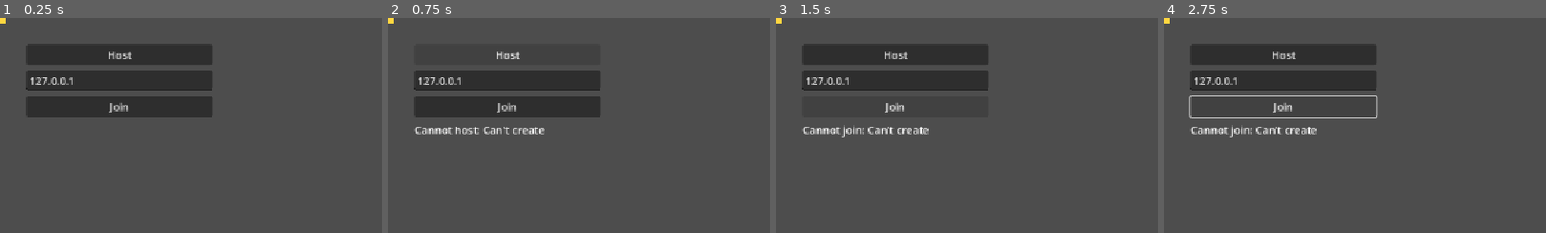
Above: before the commit, frames 1-4 (left to right).
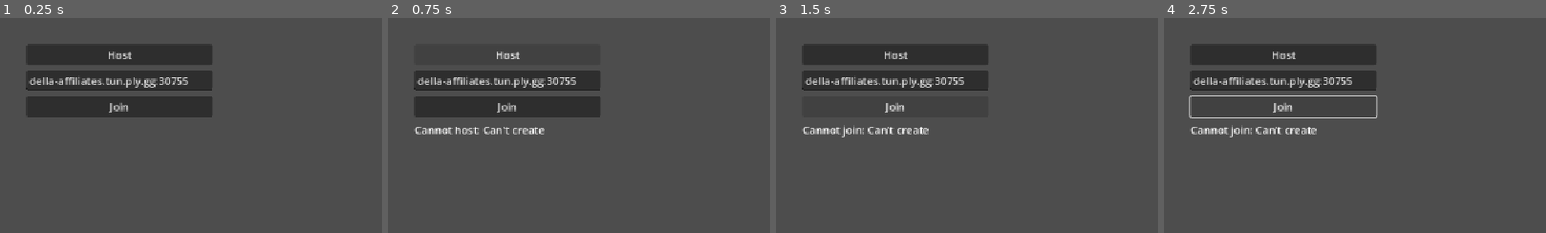
Above: after the commit, the same moments.

Repository: mvarga6/godot-multiplayer-template
Game: Godot game, scene res://main.tscn
Two runs of this game, one before a commit and one after it. Both use one fixed random seed, a clock stepped at 60 frames per second and the inputs below.
Inputs:
- Up to frame 1 (0.25 s): no input
- Up to frame 2 (0.75 s): click "Host" at 0.5 s
- Up to frame 3 (1.5 s): click "Join" at 1.25 s
- Up to frame 4 (2.75 s): hold Right (ui_right) from 2.03 s (still down)
The pictures show only the part of the screen within x 0-50%, y 0-50%; the shares and areas given below are measured in that part.

The runs differ from the first frame. In frame 1, 1.0% of the frame differs, in the area x 0-50%, y 0-33%; in frame 2, 1.0%; in frame 3, 1.0%; in frame 4, 1.0%.

Commit message:
Gems and stuff

Diff:
--- /dev/null
+++ b/collectible.gd
@@ -0,0 +1,118 @@
+class_name Collectible
+extends Node2D
+
+## One pickup lying in the maze. The server owns spawning, expiry and scoring;
+## this node only knows how to draw itself and count down its own lifespan.
+
+enum Kind { GOLD, RUBY, EMERALD, DIAMOND }
+
+const VALUE := {
+	Kind.GOLD: 1,
+	Kind.RUBY: 2,
+	Kind.EMERALD: 3,
+	Kind.DIAMOND: 5,
+}
+
+## Rarer things are worth more. Weights are relative, not percentages.
+const WEIGHT := {
+	Kind.GOLD: 50,
+	Kind.RUBY: 28,
+	Kind.EMERALD: 15,
+	Kind.DIAMOND: 7,
+}
+
+const RADIUS := 11.0
+const FADE_AT := 3.0        # seconds left when it starts blinking out
+
+var kind: int = Kind.GOLD
+var lifetime := 12.0
+var age := 0.0
+
+func setup(k: int, life: float) -> void:
+	kind = k
+	lifetime = life
+
+func _ready() -> void:
+	set_process(DisplayServer.get_name() != "headless")
+
+func _process(delta: float) -> void:
+	age += delta
+	queue_redraw()
+
+## Server only: pick a kind, rarer ones less often.
+static func random_kind(rng: RandomNumberGenerator) -> int:
+	var total := 0
+	for k in WEIGHT:
+		total += WEIGHT[k]
+	var roll := rng.randi() % total
+	for k in WEIGHT:
+		roll -= WEIGHT[k]
+		if roll < 0:
+			return k
+	return Kind.GOLD
+
+# --- drawing -----------------------------------------------------------------
+
+func _alpha() -> float:
+	var left := lifetime - age
+	if left > FADE_AT:
+		return 1.0
+	if left <= 0.0:
+		return 0.0
+	# Blink faster and faster as it runs out, so "about to vanish" is legible
+	# at a glance rather than something you have to be counting.
+	var urgency := 1.0 - (left / FADE_AT)
+	var blink := 0.5 + 0.5 * sin(age * TAU * (2.0 + 6.0 * urgency))
+	return lerpf(0.35, 1.0, blink)
+
+func _draw() -> void:
+	var a := _alpha()
+	if a <= 0.01:
+		return
+	match kind:
+		Kind.GOLD: _draw_gold(a)
+		Kind.RUBY: _draw_ruby(a)
+		Kind.EMERALD: _draw_emerald(a)
+		Kind.DIAMOND: _draw_diamond(a)
+
+func _draw_gold(a: float) -> void:
+	draw_circle(Vector2.ZERO, RADIUS, Color(0.55, 0.38, 0.05, a))
+	draw_circle(Vector2.ZERO, RADIUS * 0.82, Color(1.0, 0.80, 0.22, a))
+	# off-centre highlight reads as a struck coin face
+	draw_circle(Vector2(-RADIUS * 0.25, -RADIUS * 0.28), RADIUS * 0.26, Color(1.0, 0.96, 0.72, a))
+
+func _draw_ruby(a: float) -> void:
+	var r := RADIUS * 1.05
+	var body := PackedVector2Array([
+		Vector2(0, -r), Vector2(r * 0.78, 0), Vector2(0, r), Vector2(-r * 0.78, 0),
+	])
+	draw_colored_polygon(body, Color(0.75, 0.06, 0.16, a))
+	# top facet catching the light
+	draw_colored_polygon(PackedVector2Array([
+		Vector2(0, -r), Vector2(r * 0.78, 0), Vector2(0, -r * 0.1), Vector2(-r * 0.78, 0),
+	]), Color(1.0, 0.30, 0.42, a))
+
+func _draw_emerald(a: float) -> void:
+	var r := RADIUS
+	var pts := PackedVector2Array()
+	for i in 6:
+		var ang := TAU * (float(i) / 6.0) - PI / 2.0
+		pts.append(Vector2(cos(ang), sin(ang)) * r)
+	draw_colored_polygon(pts, Color(0.05, 0.62, 0.36, a))
+	var inner := PackedVector2Array()
+	for i in 6:
+		var ang := TAU * (float(i) / 6.0) - PI / 2.0
+		inner.append(Vector2(cos(ang), sin(ang)) * r * 0.5)
+	draw_colored_polygon(inner, Color(0.45, 1.0, 0.72, a))
+
+func _draw_diamond(a: float) -> void:
+	var r := RADIUS * 1.1
+	# classic brilliant-cut silhouette: flat table on top, point below
+	draw_colored_polygon(PackedVector2Array([
+		Vector2(-r * 0.55, -r * 0.45), Vector2(r * 0.55, -r * 0.45),
+		Vector2(r, -r * 0.05), Vector2(0, r), Vector2(-r, -r * 0.05),
+	]), Color(0.62, 0.90, 1.0, a))
+	draw_colored_polygon(PackedVector2Array([
+		Vector2(-r * 0.55, -r * 0.45), Vector2(r * 0.55, -r * 0.45),
+		Vector2(r * 0.30, -r * 0.05), Vector2(-r * 0.30, -r * 0.05),
+	]), Color(0.96, 1.0, 1.0, a))
--- a/main.gd
+++ b/main.gd
@@ -6,8 +6,11 @@
 const SPEED := 220.0
 const ARENA := Vector2(1152, 648)   # a game rule, not a window size
 const HALF := Vector2(16, 16)
-const PICKUP_RADIUS := 24.0
-const REGEN_SCORE := 10          # regenerate the maze each time someone hits a multiple of this
+const REGEN_SCORE := 10          # regenerate the maze each time someone crosses a multiple of this
+const MIN_ITEMS := 3             # how many collectibles are in the maze at once
+const MAX_ITEMS := 5
+const LIFETIME_MIN := 8.0        # seconds a collectible survives before it rots away
+const LIFETIME_MAX := 18.0
 const INPUT_BUFFER_MAX := 4         # queue longer than this: the client has run ahead
 const INPUT_QUEUE_CAP := 16         # hard cap, so a flooding client cannot grow it forever
 const PLAYER_SCENE := preload("res://player.tscn")
@@ -16,6 +19,13 @@
 var scores: Dictionary = {}    # peer_id:int -> int
 var is_dedicated := false
 var maze_seed := 0             # server: the seed every peer is currently generating from
+var items: Dictionary = {}     # item_id:int -> Collectible node
+var _next_item_id := 1         # server: hands out item ids
+var _desired_items := MIN_ITEMS
+## Godot hands every tree an OfflineMultiplayerPeer, so `multiplayer_peer != null`
+## and `is_server()` are both true before you have hosted or joined anything.
+## Track the session explicitly instead of trusting either of them.
+var in_session := false
 var port := DEFAULT_PORT       # overridden by `-- --port N`
 
 # Client-side prediction bookkeeping.
@@ -24,7 +34,7 @@
 
 @onready var players_root: Node2D = $Players
 @onready var maze: Maze = $Maze
-@onready var dot: Node2D = $Dot
+@onready var items_root: Node2D = $Collectibles
 @onready var broadcast_timer: Timer = $BroadcastTimer
 @onready var lobby: CanvasLayer = $Lobby
 @onready var ip_field: LineEdit = $Lobby/VBoxContainer/IpField
@@ -55,6 +65,7 @@
 		get_tree().quit(1)
 		return
 	multiplayer.multiplayer_peer = peer
+	in_session = true
 	_new_maze()
 	broadcast_timer.start()
 	print("Dedicated server listening on UDP %d" % port)
@@ -83,7 +94,7 @@
 	return out.clamp(HALF, ARENA - HALF)
 
 func _physics_process(delta: float) -> void:
-	if multiplayer.multiplayer_peer == null:
+	if not in_session:
 		return
 	if multiplayer.multiplayer_peer.get_connection_status() != MultiplayerPeer.CONNECTION_CONNECTED:
 		return                      # still handshaking: an RPC now is an error, not a no-op
@@ -126,19 +137,72 @@
 			# Nothing arrived in time. Assume they are still holding the same
 			# key; if that guess is wrong, reconciliation fixes it.
 			p.position = simulate(p.position, p.input_dir, delta)
+	_expire_items(delta)
 	_check_pickup()
+	_top_up_items()
 
 func _check_pickup() -> void:
-	for id in players:
-		if players[id].position.distance_to(dot.position) > PICKUP_RADIUS:
-			continue
-		scores[id] = int(scores.get(id, 0)) + 1
-		if scores[id] % REGEN_SCORE == 0:
-			on_collected.rpc(id, scores[id], dot.position)   # score now; the new maze moves the dot
-			_new_maze()
-		else:
-			on_collected.rpc(id, scores[id], _open_spawn())
-		return   # one per tick; a tie is broken by iteration order, the same way for everyone
+	var reach := Collectible.RADIUS + HALF.x
+	for pid in players:
+		var ppos: Vector2 = players[pid].position
+		for iid in items.keys():
+			var item: Collectible = items[iid]
+			if ppos.distance_to(item.position) > reach:
+				continue
+			var before := int(scores.get(pid, 0))
+			var after := before + int(Collectible.VALUE[item.kind])
+			scores[pid] = after
+			remove_item.rpc(iid, pid, after)
+			# Integer division, so a 5-point diamond that jumps 8 -> 13 still
+			# counts as crossing 10. Comparing `after % 10 == 0` would miss it.
+			if after / REGEN_SCORE > before / REGEN_SCORE:
+				_new_maze()
+				return                     # the maze just replaced every item
+			break                          # this player has had their pickup this tick
+
+## Server only: retire anything that has outlived its lifespan.
+func _expire_items(delta: float) -> void:
+	for iid in items.keys():
+		var item: Collectible = items[iid]
+		item.age += delta                  # the server ages them too; it does not _process
+		if item.age >= item.lifetime:
+			remove_item.rpc(iid, 0, 0)     # peer 0 == nobody collected it
+
+## Server only: keep between MIN_ITEMS and MAX_ITEMS lying around.
+func _top_up_items() -> void:
+	# Bounded: a failed spawn must not turn this into a busy loop.
+	var budget := MAX_ITEMS
+	while items.size() < _desired_items and budget > 0:
+		budget -= 1
+		if not _spawn_item():
+			return
+
+func _spawn_item() -> bool:
+	var rng := RandomNumberGenerator.new()
+	rng.randomize()
+	var pos := _free_item_point(rng)
+	if pos == Vector2.ZERO:
+		return false                   # no maze yet, or nowhere free
+	var id := _next_item_id
+	_next_item_id += 1
+	spawn_item.rpc(id, Collectible.random_kind(rng), pos,
+		rng.randf_range(LIFETIME_MIN, LIFETIME_MAX))
+	return true
+
+## An open cell that no other collectible is already sitting in.
+func _free_item_point(rng: RandomNumberGenerator) -> Vector2:
+	for _attempt in 24:
+		var p := Maze.random_open_point(rng)
+		if p == Vector2.ZERO:
+			return Vector2.ZERO
+		var clear := true
+		for iid in items:
+			if items[iid].position.distance_to(p) < Collectible.RADIUS * 3.0:
+				clear = false
+				break
+		if clear:
+			return p
+	return Maze.random_open_point(rng)
 
 func _on_broadcast_timer_timeout() -> void:
 	if not multiplayer.is_server() or players.is_empty():
@@ -159,6 +223,7 @@
 		_set_status("Cannot host: %s" % error_string(err))
 		return
 	multiplayer.multiplayer_peer = peer
+	in_session = true
 	lobby.hide()
 	_set_status("Hosting on %d, I am peer %d" % [port, multiplayer.get_unique_id()])
 	_new_maze()
@@ -189,7 +254,7 @@
 	if not multiplayer.is_server():
 		return
 	# 1. the shared world first, so the newcomer can collide before it can move
-	sync_world.rpc_id(id, maze_seed, dot.position, scores)
+	sync_world.rpc_id(id, maze_seed, scores, _item_snapshot())
 	# 2. catch the newcomer up on everyone already here
 	for existing_id in players:
 		spawn_player.rpc_id(id, existing_id, players[existing_id].position)
@@ -203,6 +268,7 @@
 	despawn_player.rpc(id)
 
 func _on_connected_to_server() -> void:
+	in_session = true
 	lobby.hide()
 	_set_status("Connected, I am peer %d" % multiplayer.get_unique_id())
 
@@ -279,18 +345,39 @@
 			p.target_position = state[id]    # _process eases toward it
 
 @rpc("authority", "call_local", "reliable")
-func on_collected(peer_id: int, new_score: int, new_dot_pos: Vector2) -> void:
-	scores[peer_id] = new_score
-	dot.position = new_dot_pos
+func spawn_item(id: int, kind: int, pos: Vector2, lifetime: float) -> void:
+	if items.has(id):
+		return
+	var c := Collectible.new()
+	c.name = "item_%d" % id
+	c.setup(kind, lifetime)
+	c.position = pos
+	items_root.add_child(c)
+	items[id] = c
+
+## `collector` is 0 when the item simply timed out.
+@rpc("authority", "call_local", "reliable")
+func remove_item(id: int, collector: int, new_score: int) -> void:
+	if not items.has(id):
+		return
+	var c: Collectible = items[id]
+	items.erase(id)
+	c.queue_free()
+	_desired_items = randi_range(MIN_ITEMS, MAX_ITEMS)
+	if collector == 0:
+		return
+	scores[collector] = new_score
 	_refresh_scores()
-	print("[%d] %d collected, now on %d" % [multiplayer.get_unique_id(), peer_id, new_score])
+	print("[%d] %d picked up %s, now on %d" % [
+		multiplayer.get_unique_id(), collector,
+		Collectible.Kind.keys()[c.kind], new_score])
 
 ## Everyone regenerates the identical grid from `seed_value`; only the seed travels.
 ## Players are repositioned because the new layout may have dropped a wall on them.
 @rpc("authority", "call_local", "reliable")
-func set_maze(seed_value: int, dot_pos: Vector2, placements: Dictionary) -> void:
+func set_maze(seed_value: int, placements: Dictionary) -> void:
 	_apply_maze(seed_value)
-	dot.position = dot_pos
+	_clear_items()
 	for id in placements:
 		if not players.has(id):
 			continue
@@ -303,10 +390,14 @@
 
 ## Shared state a late joiner cannot infer from the spawn RPCs.
 @rpc("authority", "reliable")
-func sync_world(seed_value: int, dot_pos: Vector2, all_scores: Dictionary) -> void:
+func sync_world(seed_value: int, all_scores: Dictionary, snapshot: Array) -> void:
 	_apply_maze(seed_value)
-	dot.position = dot_pos
 	scores = all_scores.duplicate()
+	_clear_items()
+	for entry in snapshot:
+		# `lifetime` here is what is LEFT, so the newcomer's blink-out lines up
+		# with everyone else's rather than restarting the clock.
+		spawn_item(int(entry["id"]), int(entry["kind"]), entry["pos"], float(entry["left"]))
 	_refresh_scores()
 
 # --- reconciliation ----------------------------------------------------------
@@ -371,14 +462,27 @@
 	Maze.generate(seed_value, ARENA)
 	maze.queue_redraw()
 
-## Server only: pick a new layout, then place the dot and every player in it.
+## Server only: pick a new layout and place every player safely inside it.
 func _new_maze() -> void:
 	var seed_value := randi()
 	_apply_maze(seed_value)                  # generate first, so _open_spawn() has a grid
 	var placements := {}
 	for id in players:
 		placements[id] = _open_spawn()
-	set_maze.rpc(seed_value, _open_spawn(), placements)
+	set_maze.rpc(seed_value, placements)
+
+func _item_snapshot() -> Array:
+	var out := []
+	for iid in items:
+		var c: Collectible = items[iid]
+		out.append({"id": iid, "kind": c.kind, "pos": c.position,
+			"left": maxf(c.lifetime - c.age, 0.5)})
+	return out
+
+func _clear_items() -> void:
+	for iid in items.keys():
+		items[iid].queue_free()
+	items.clear()
 
 func _open_spawn() -> Vector2:
 	var rng := RandomNumberGenerator.new()
@@ -397,8 +501,10 @@
 	score_label.text = "   ".join(parts)
 
 func _clear_world() -> void:
+	in_session = false
 	input_tick = 0
 	pending.clear()
+	_clear_items()
 	for id in players.keys():
 		players[id].queue_free()
 	players.clear()
--- a/main.tscn
+++ b/main.tscn
@@ -9,16 +9,9 @@
 [node name="Maze" type="Node2D" parent="."]
 script = ExtResource("2_maze")
 
+[node name="Collectibles" type="Node2D" parent="."]
+
 [node name="Players" type="Node2D" parent="." unique_id=1654191028]
-
-[node name="Dot" type="Node2D" parent="."]
-
-[node name="ColorRect" type="ColorRect" parent="Dot"]
-offset_left = -8.0
-offset_top = -8.0
-offset_right = 8.0
-offset_bottom = 8.0
-color = Color(1, 0.84, 0.25, 1)
 
 [node name="BroadcastTimer" type="Timer" parent="."]
 wait_time = 0.05
@@ -38,7 +31,7 @@
 
 [node name="IpField" type="LineEdit" parent="Lobby/VBoxContainer" unique_id=1401486000]
 layout_mode = 2
-text = "127.0.0.1"
+text = "della-affiliates.tun.ply.gg:30755"
 
 [node name="JoinButton" type="Button" parent="Lobby/VBoxContainer" unique_id=2057356870]
 layout_mode = 2
Not shown, added: collectible.gd.uid
Not shown, changed: README.md
